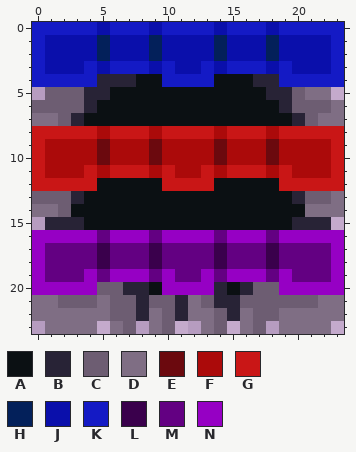
One commit to this pixel-art file: Resources/inversionBlock.aseprite. Above: the version before the commit.
24x24 pixels, 1 frame.
Visible layers, top first: "Layer Copy", "Layer".
Palette (. is transparent): A #0b1013  B #282336  C #6d5d72  D #7f6e84  E #6b090e  F #ab0a0a  G #c91616  H #03205a  J #0a0fab  K #141ac5  L #3a004c  M #630082  N #9600c4
Pixels before, first column x 0:
 0 KKKKKJKKKJKKKKJKKKJKKKKK
 1 KJJJJHJJJHJJJJHJJJHJJJJK
 2 KJJJJHJJJHJJJJHJJJHJJJJK
 3 KJJJKJKKKJKJJKJKKKJKJJJK
 4 KKKKKBBBAAKKKKAAABBKKKKK
 5 .CCCBBAAAAAAAAAAAABBCDD.
 6 CCCCBAAAAAAAAAAAAAABCCCD
 7 DDCBAAAAAAAAAAAAAAAABCDD
 8 GGGGGFGGGFGGGGFGGGFGGGGG
 9 GFFFFEFFFEFFFFEFFFEFFFFG
10 GFFFFEFFFEFFFFEFFFEFFFFG
11 GFFFGFGGGFGFFGFGGGFGFFFG
12 GGGGGAAAAAGGGGAAAAAGGGGG
13 CCCBAAAAAAAAAAAAAAAABCCD
14 DDCAAAAAAAAAAAAAAAAAADDD
15 .BBBAAAAAAAAAAAAAAAABBB.
16 NNNNNMNNNMNNNNMNNNMNNNNN
17 NMMMMLMMMLMMMMLMMMLMMMMN
18 NMMMMLMMMLMMMMLMMMLMMMMN
19 NMMMNMNNNMNMMNMNNNMNMMMN
20 NNNNNCCBBANNNNBABCCNNNNN
21 DDCCCDCCBCCBDCBBCCCCCCDD
22 DDDDDDCCBDCBDDCBDCCDDDDD
23 .DDDD.DC.DC..DC.DC.DDDD.
The same view after the edit:
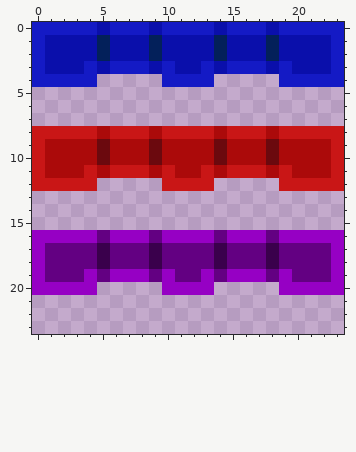
From old to new:
layer "Block" now hidden
Colour A is removed in row 4 at x 8 to 9 and 14 to 16; in row 5 at x 6 to 17; in row 6 at x 5 to 18; in row 7 at x 4 to 19; in row 12 at x 5 to 9 and 14 to 18; in row 13 at x 4 to 19.
Colour A is removed in row 14 at x 3 to 20; in row 15 at x 4 to 19; in row 20 at x 9 and 15.
Colour B is removed in row 4 at x 5 to 7 and 17 to 18; in row 5 at x 4 to 5 and 18 to 19; in row 6 at x 4 and 19; in row 7 at x 3 and 20; in row 13 at x 3 and 20; in row 15 at x 1 to 3 and 20 to 22.
Colour B is removed in row 20 at x 7 to 8, 14 and 16; in row 21 at x 8, 11 and 14 to 15; in row 22 at x 8, 11 and 15.
Colour C is removed in row 5 at x 1 to 3 and 20; in row 6 at x 0 to 3 and 20 to 22; in row 7 at x 2 and 21; in row 13 at x 0 to 2 and 21 to 22; in row 14 at x 2; in row 20 at x 5 to 6 and 17 to 18.
Colour C is removed in row 21 at x 2 to 4, 6 to 7, 9 to 10, 13 and 16 to 21; in row 22 at x 6 to 7, 10, 14 and 17 to 18; in row 23 at x 7, 10, 14 and 17.
Colour D is removed in row 5 at x 21 to 22; in row 6 at x 23; in row 7 at x 0 to 1 and 22 to 23; in row 13 at x 23; in row 14 at x 0 to 1 and 21 to 23; in row 21 at x 0 to 1, 5, 12 and 22 to 23.
Colour D is removed in row 22 at x 0 to 5, 9, 12 to 13, 16 and 19 to 23; in row 23 at x 1 to 4, 6, 9, 13, 16 and 19 to 22.
